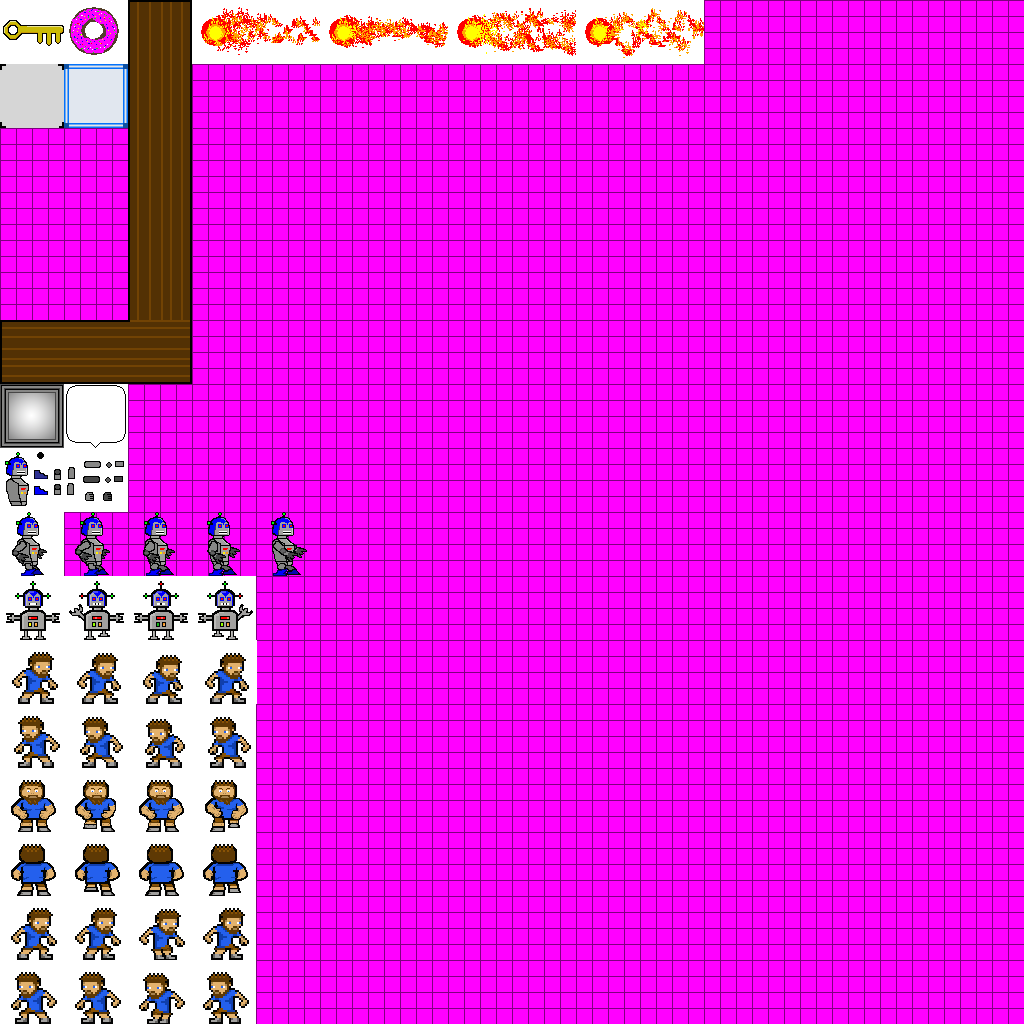
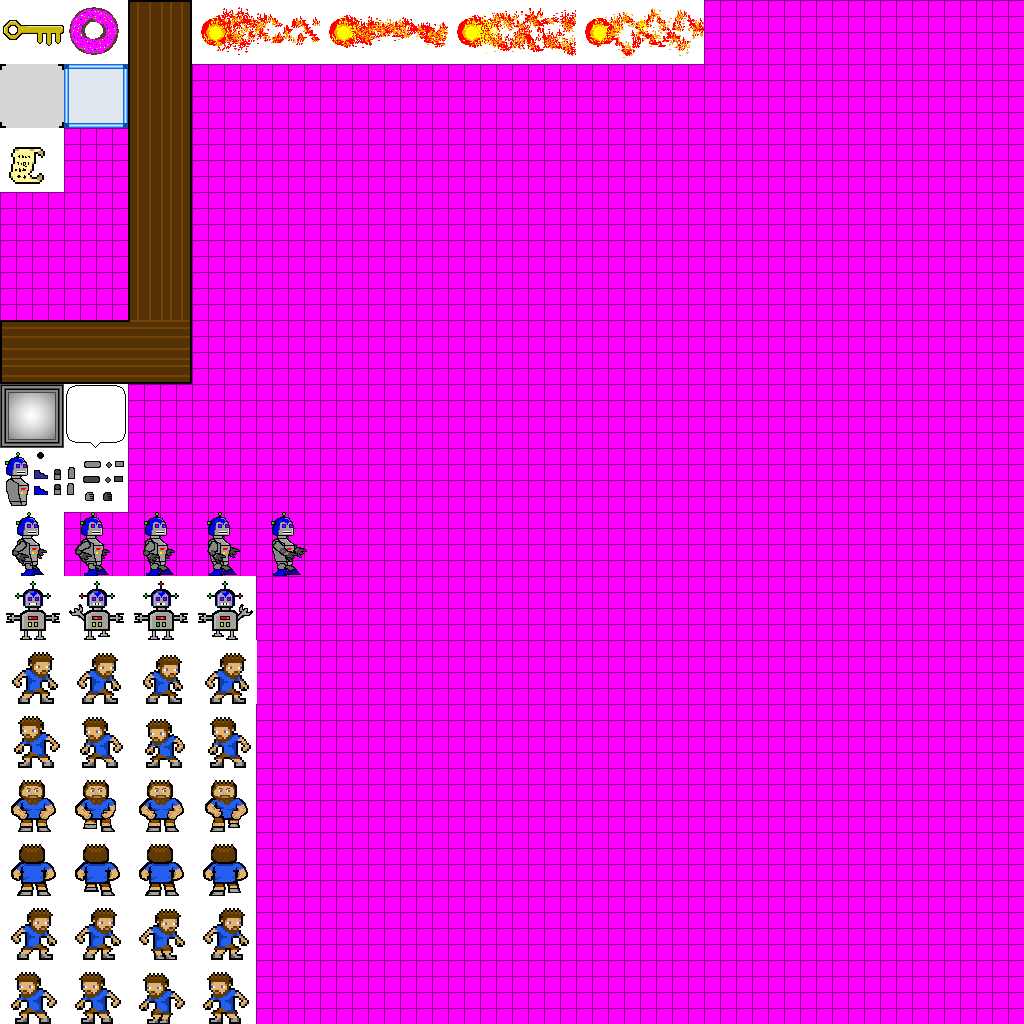
Revision of a layered 1024px x 1024px image; what changed, layer by layer:
painted on "Layer 0" over [0, 128, 230, 792]
